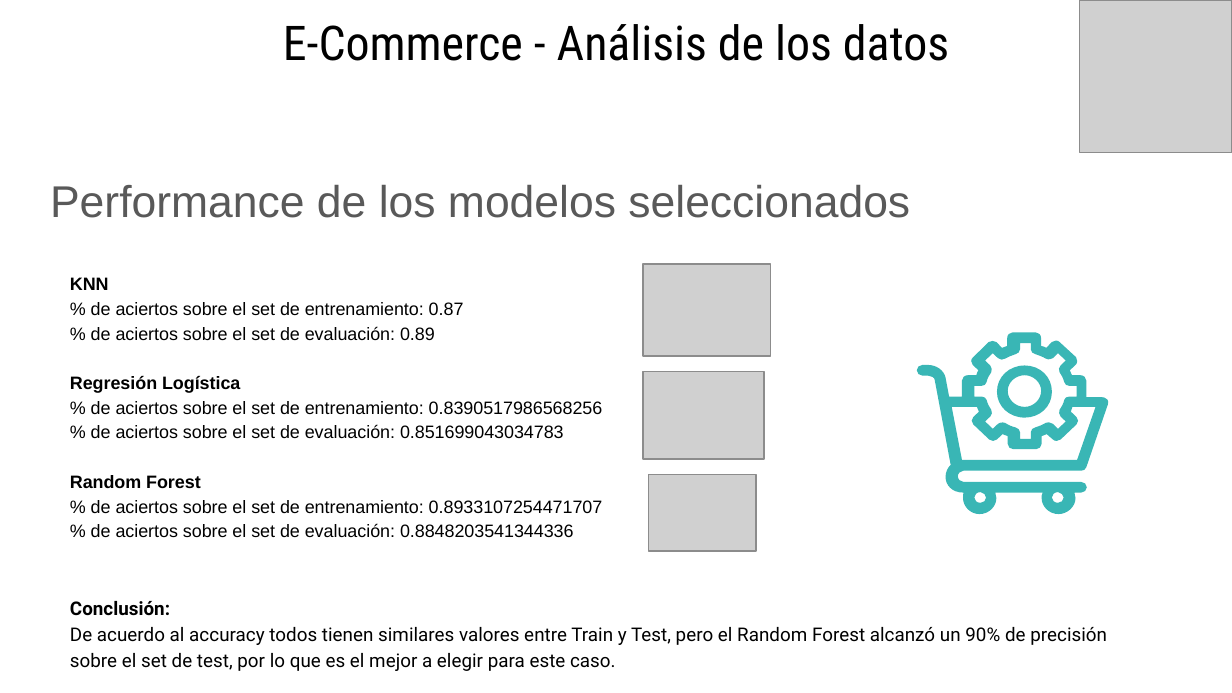
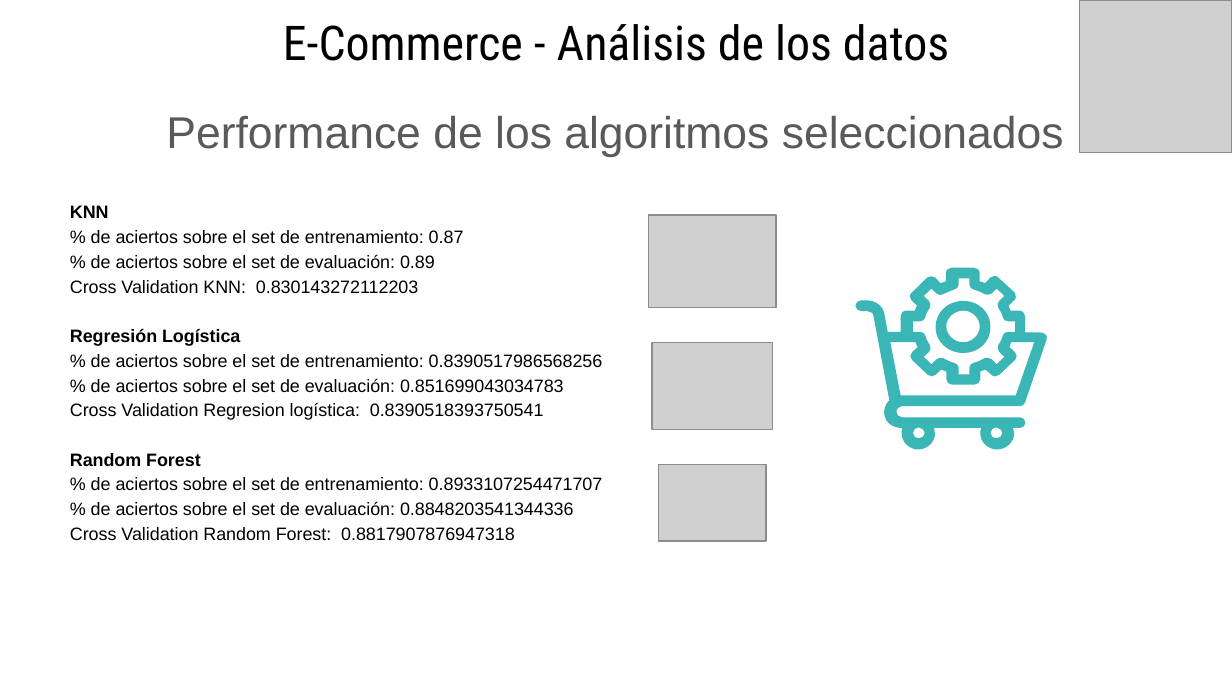
Before and after one commit to eliasguillermo/ds-ecommerce, a slide deck: slide 20 of PROYECTO FINAL - PRESENTANCION GERENCIAL.pptx. Drawn at 1232x693 pixels with LibreOffice and Linux fonts; fonts in the diff are those of the drawing; grey boxes stand for pictures. Boxes give left, top, right and bottom in pixels: in the first picture for what was removed or moved away, otherwise in the second. Text is boxed around its words. In the diff, an @@ line names an element or a change of style, - is before the commit and + after.

```diff
--- a/PROYECTO FINAL - PRESENTANCION GERENCIAL.pptx
+++ b/PROYECTO FINAL - PRESENTANCION GERENCIAL.pptx
@@ text at box(166, 116, 1064, 157): text changed @@
-Performance de los modelos seleccionados
+Performance de los algoritmos seleccionados
@@ text "KNN": place and size @@
-text "KNN" at box(70, 277, 1107, 671)
+text "KNN" at box(70, 205, 603, 540)
@@ picture: place and size @@
-picture at box(643, 264, 770, 356)
+picture at box(649, 216, 776, 308)
@@ freeform shape: place and size @@
-freeform shape at box(917, 333, 1109, 515)
+freeform shape at box(855, 267, 1047, 450)
@@ text at box(70, 280, 418, 293): paragraph added @@
+Cross Validation KNN: 0.830143272112203
@@ freeform shape: place and size @@
-freeform shape at box(997, 366, 1052, 418)
+freeform shape at box(935, 301, 991, 352)
@@ picture: place and size @@
-picture at box(643, 372, 764, 460)
+picture at box(652, 342, 772, 430)
@@ text at box(70, 403, 544, 420): paragraph added @@
+Cross Validation Regresion logística: 0.8390518393750541
@@ picture: place and size @@
-picture at box(649, 474, 756, 551)
+picture at box(659, 464, 766, 541)
@@ text at box(70, 527, 515, 540): text changed; size 11 to 10.5 pt; font Roboto to Arial @@
-Conclusión:
-De acuerdo al accuracy todos tienen similares valores entre Train y Test, pero el Random Forest alcanzó un 90% de precisión sobre el set de test, por lo que es el mejor a elegir para este caso.
+Cross Validation Random Forest: 0.8817907876947318
```
Also in this commit, not shown: 1 other slide changed, 4 slides added, 1 slide removed.
